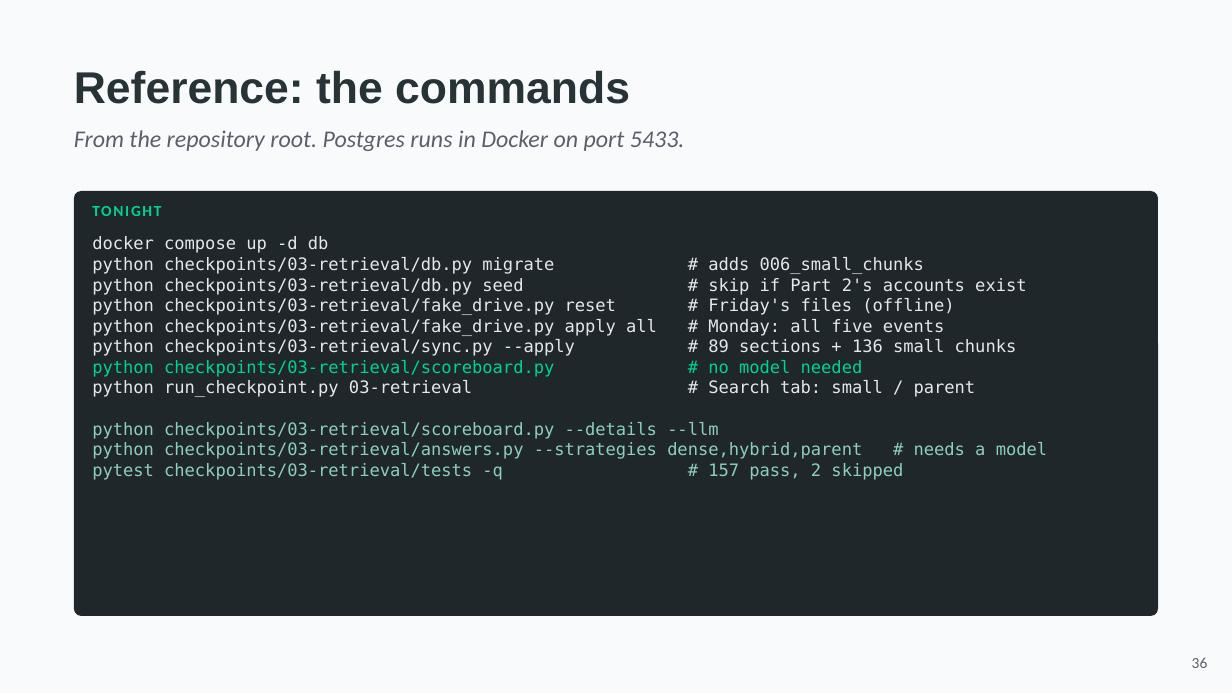
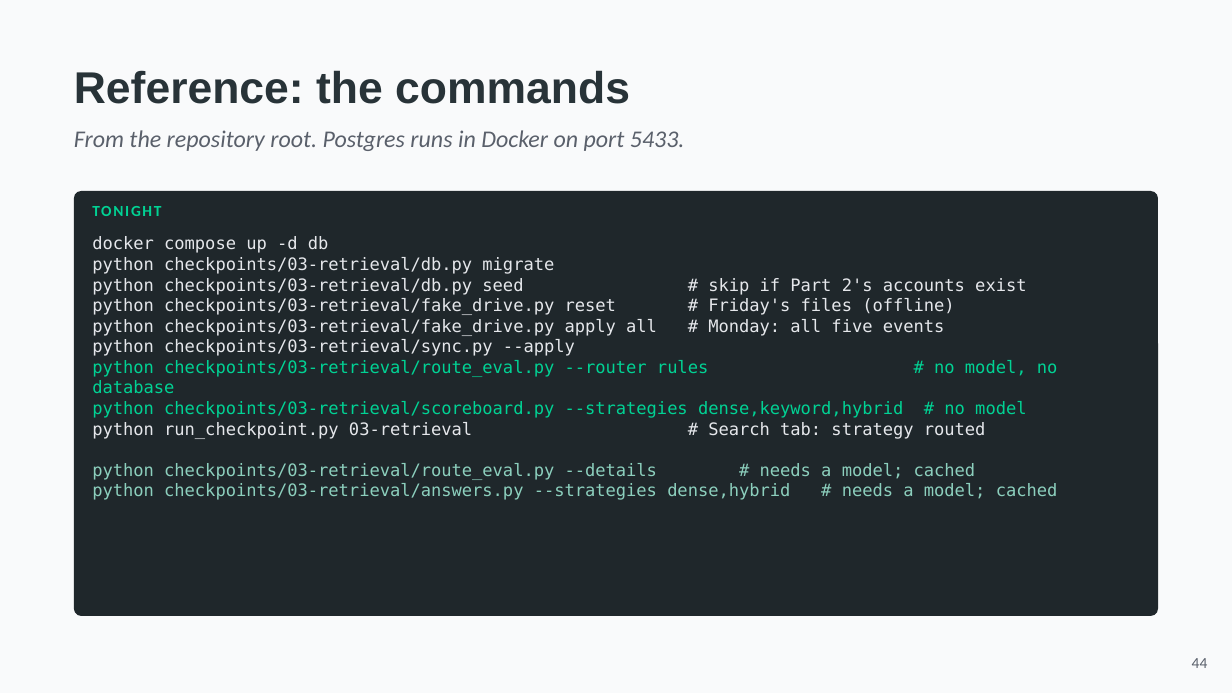
Before and after one commit to hasankanaan26/acme-desk, a slide deck: slide 44 of slides/part3-retrieval.pptx (slide 36 before the commit). Drawn at 1232x693 pixels with LibreOffice and Linux fonts; fonts in the diff are those of the drawing. Boxes give left, top, right and bottom in pixels: in the first picture for what was removed or moved away, otherwise in the second. Text is boxed around its words. In the diff, an @@ line names an element or a change of style, - is before the commit and + after.

```diff
--- a/slides/part3-retrieval.pptx
+++ b/slides/part3-retrieval.pptx
@@ text at (92, 339, 1058, 500): text changed; text colour #8CCFBD to #01D294 @@
-python checkpoints/03-retrieval/sync.py --apply # 89 sections + 136 small chunks
-python checkpoints/03-retrieval/scoreboard.py # no model needed
-python run_checkpoint.py 03-retrieval # Search tab: small / parent
-python checkpoints/03-retrieval/scoreboard.py --details --llm
-python checkpoints/03-retrieval/answers.py --strategies dense,hybrid,parent # needs a model
-pytest checkpoints/03-retrieval/tests -q # 157 pass, 2 skipped
+python checkpoints/03-retrieval/sync.py --apply
+python checkpoints/03-retrieval/route_eval.py --router rules # no model, no database
+python checkpoints/03-retrieval/scoreboard.py --strategies dense,keyword,hybrid # no model
+python run_checkpoint.py 03-retrieval # Search tab: strategy routed
+python checkpoints/03-retrieval/route_eval.py --details # needs a model; cached
+python checkpoints/03-retrieval/answers.py --strategies dense,hybrid # needs a model; cached
@@ text at (1192, 658, 1208, 668): text changed @@
-36
+44
```
Also in this commit, not shown: 21 other slides changed, 22 slides added, 16 slides removed, 48 other files.
